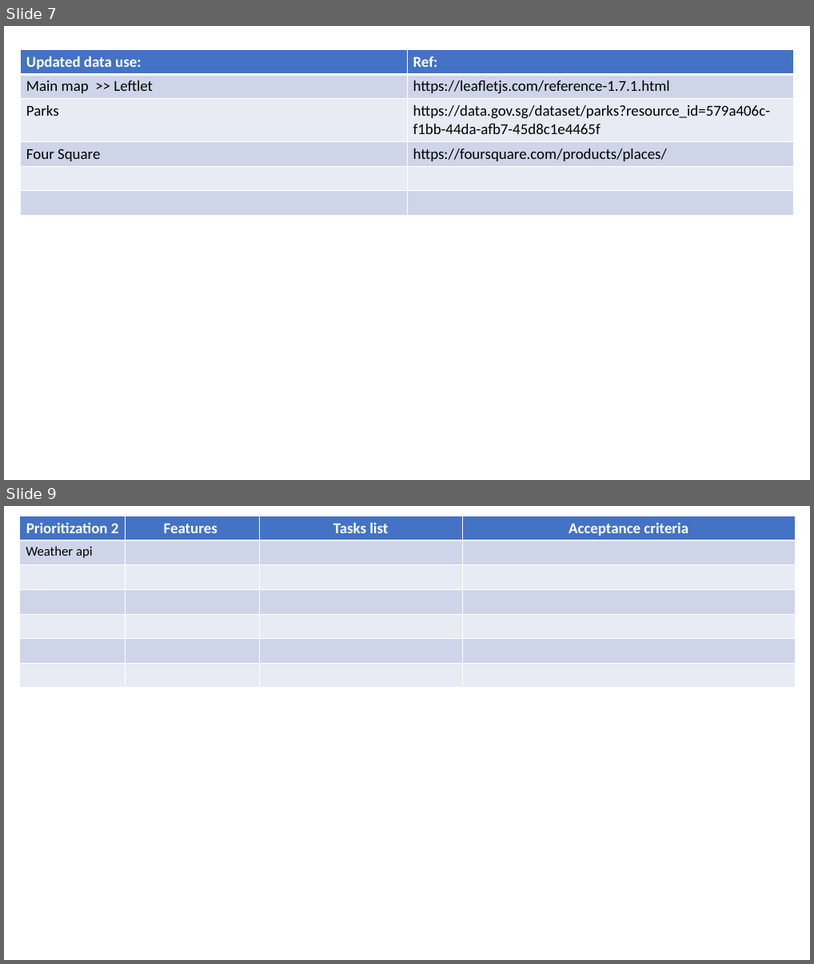
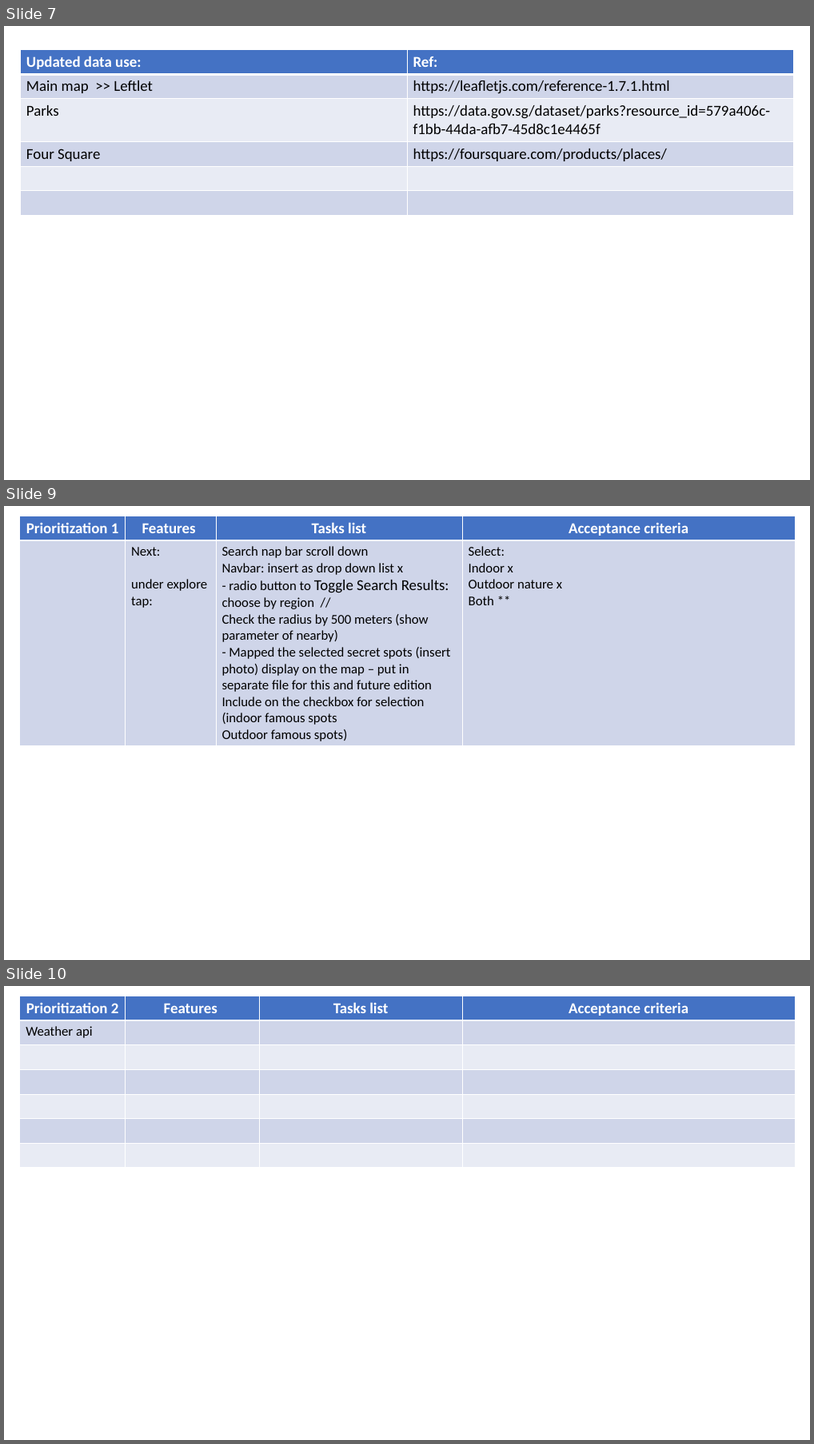
Before and after one commit to annette-p/pre-wedding-photoshoot-locations, a slide deck: wireframe.pptx. Shown one above the other, each under a label of ours: slides 7 and 9 before the commit, slides 7, 9 and 10 after it; the slides between them are not shown. The pictures are 814x964 and 814x1444 pixels, drawn with LibreOffice and Linux fonts; fonts in the diff are those of the drawing. Boxes give left, top, right and bottom in pixels: in the first picture for what was removed or moved away, otherwise in the second. Text is boxed around its words. In the diff, an @@ line names an element or a change of style, - is before the commit and + after.

Commit message:
set the drop down list with radio buttons, sorted FourSquare data and Fly to the first search result location

```diff
--- a/wireframe.pptx
+++ b/wireframe.pptx
@@ slide 9 added at [4,506,810,960], background #FFFFFF @@
@@ table added at [20,516,796,744], 2 rows, 4 columns @@
+Prioritization 1 | Features | Tasks list | Acceptance criteria
+ | Next: / under explore tap: | Search nap bar scroll down / Navbar: insert as drop down list x / - radio button to Toggle Search Results: / choose by region // / Check the radius by 500 meters (show parameter of nearby) / - Mapped the selected secret spots (insert photo) display on the map – put in separate file for this and future edition / Include on the checkbox for selection / (indoor famous spots / Outdoor famous spots) | Select: / Indoor x / Outdoor nature x / Both **
@@ what was slide 9 is now slide 10 @@
```
Also in this commit, not shown: 1 slide changed, 4 other files.
